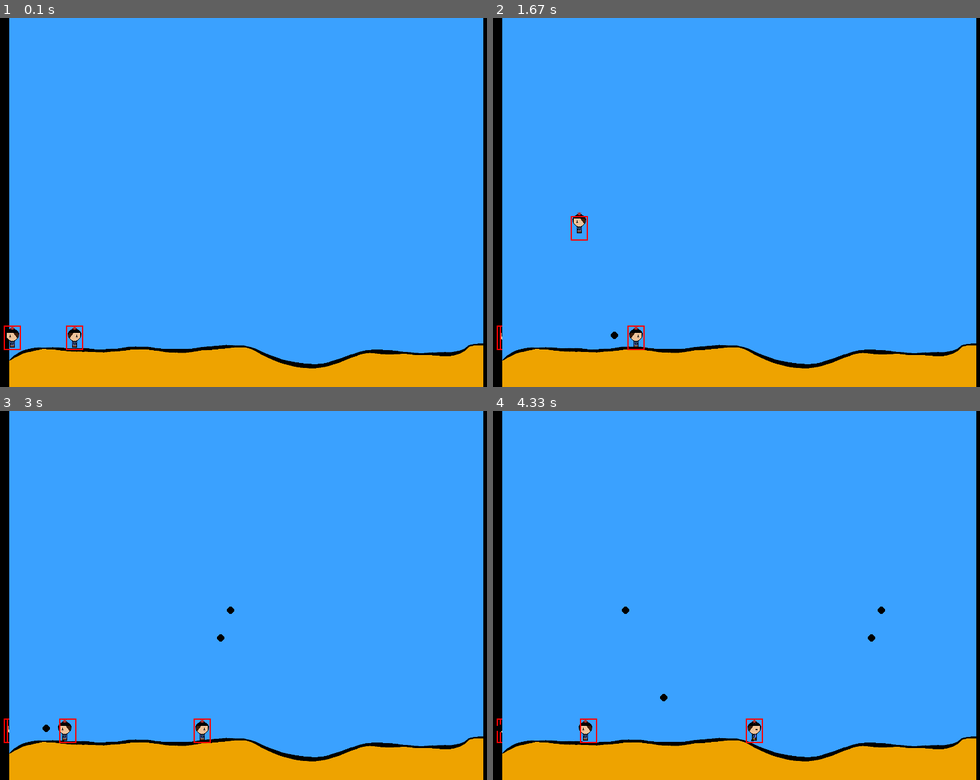
Above: before the commit, frames 1-4 (two rows, left to right).
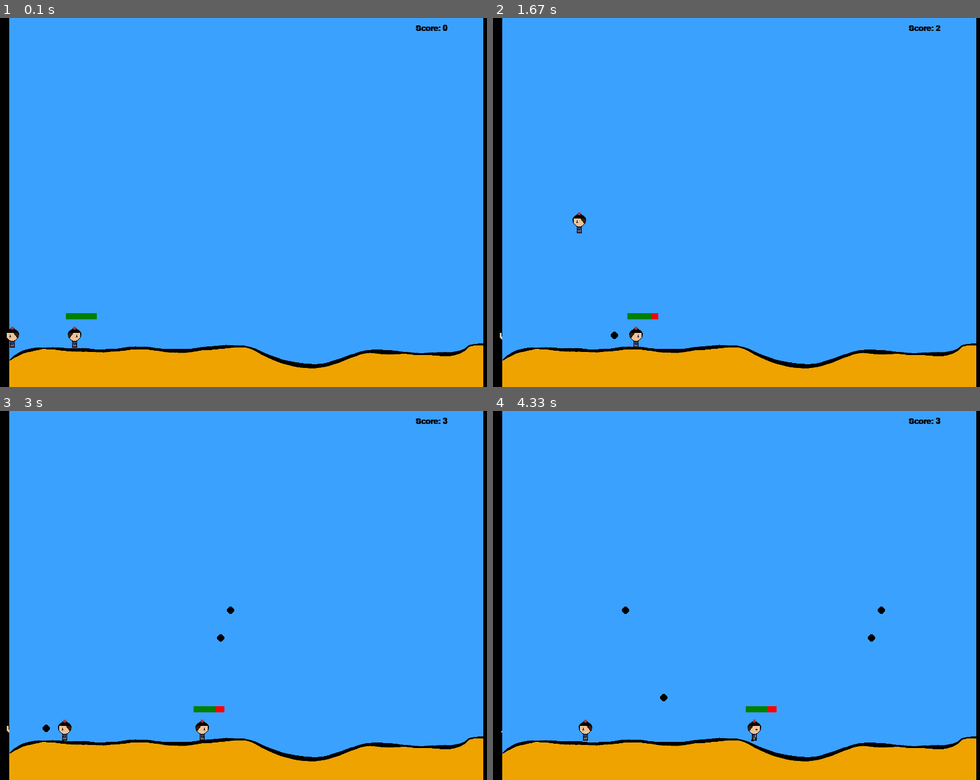
Above: after the commit, the same moments.

Repository: Sl0th-Silence/PythonGame_01
Game: pygame game, started from PyGame Game.py
The game is run twice, just before and just after one commit, with the same random seed, the same clock (stepped at 60 frames per second) and the same inputs.
Inputs:
- Up to frame 1 (0.1 s): no input
- Up to frame 2 (1.67 s): hold Space 0.33-0.8 s; hold D 0.33-0.8 s; hold D 0.83-1.3 s; tap Space at 0.9, 1.2, 1.4 s; hold W 1.33-1.63 s
- Up to frame 3 (3 s): hold D 1.67-2.13 s; tap Space at 1.73, 2.03, 2.23, 2.53, 2.8 s; hold A 2.17-2.7 s; hold A from 2.73 s (still down)
- Up to frame 4 (4.33 s): release A at 3.13 s; hold W 3.17-3.53 s; tap Space at 3.23, 3.63, 3.93, 4.3 s; hold D 3.57-4.2 s; hold A from 4.23 s (still down)

The runs differ from the first frame. In frame 1, 0.3% of the frame differs, in the area x 0-92%, y 1-90%; in frame 2, 0.3%; in frame 3, 0.3%; in frame 4, 0.3%.

Commit message:
Pygame Finished

Diff:
--- a/PyGame Game.py
+++ b/PyGame Game.py
@@ -16,6 +16,13 @@
 char = pygame.image.load('F1.png')
 
 clock = pygame.time.Clock()
+
+shootfx = pygame.mixer.Sound('Shootfx.wav')
+hitfx = pygame.mixer.Sound('Hitfx.wav')
+music = pygame.mixer.music.load('Hurricane.mp3')
+pygame.mixer.music.play(-1)
+
+score = 0
 
 #making enemy
 
@@ -34,20 +41,26 @@
         self.walkCount = 0
         self.vel = 3
         self.hitbox = (self.x + 2, self.y, 28, 40)
+        self.health = 10
+        self.visible = True
 
     def draw(self, screen):
         self.move()
-        if self.walkCount + 1 >= 24:
-            self.walkCount = 0
-
-        if self.vel > 0:
-            screen.blit(self.walkRight[self.walkCount // 3], (self.x, self.y))
-            self.walkCount += 1
-        else:
-            screen.blit(self.walkLeft[self.walkCount // 3], (self.x, self.y))
-            self.walkCount += 1
-        self.hitbox = (self.x + 2, self.y, 28, 40)
-        pygame.draw.rect(screen, (255, 0, 0), self.hitbox, 2)
+        if self.visible == True:
+            if self.walkCount + 1 >= 24:
+                self.walkCount = 0
+
+            if self.vel > 0:
+                screen.blit(self.walkRight[self.walkCount // 3], (self.x, self.y))
+                self.walkCount += 1
+            else:
+                screen.blit(self.walkLeft[self.walkCount // 3], (self.x, self.y))
+                self.walkCount += 1
+            self.hitbox = (self.x + 2, self.y, 28, 40)
+            #pygame.draw.rect(screen, (255, 0, 0), self.hitbox, 2)
+
+            pygame.draw.rect(screen, (255, 0, 0), (self.hitbox[0], self.hitbox[1] - 20, 50, 10))
+            pygame.draw.rect(screen, (0, 128, 0), (self.hitbox[0], self.hitbox[1] - 20, 50 - (5 * (10 - self.health)), 10))
 
     def move(self):
         if self.vel > 0:
@@ -64,7 +77,11 @@
                 self.walkCount = 0
 
     def hit(self):
-        print("Hit!")
+        hitfx.play()
+        if self.health > 0:
+            self.health -= 1
+        else:
+            self.visible = False
 
 
 
@@ -100,8 +117,27 @@
             if self.right:
                 screen.blit(walkRight[0], (self.x, self.y))
             else:screen.blit(walkLeft[0], (self.x, self.y))
-        pygame.draw.rect(screen, (255, 0, 0), self.hitbox, 2)
+        #pygame.draw.rect(screen, (255, 0, 0), self.hitbox, 2)
         self.hitbox = (self.x + 2, self.y, 28, 40)
+
+    def hit(self):
+        self.isJump = False
+        self.jumpCount = 10
+        self.x = 5
+        self.y = 500
+        self.walkCount = 0
+        self.fonthit = pygame.font.SysFont('comicsans', 100, True)
+        text = font.render('You have been hit! -5 Points!', 1, (255, 0, 0))
+        screen.blit(text, (400 - (text.get_width()/2), 300))
+        pygame.display.update()
+        i = 0
+        while i < 300:
+            pygame.time.delay(10)
+            i += 1
+            for event in pygame.event.get():
+                if event.type == pygame.QUIT:
+                    i = 301
+                    pygame.quit()
 
 
 # Projectile
@@ -123,6 +159,8 @@
     global walkCount
 
     screen.blit(bg, (0, 0))
+    text = font.render("Score: " + str(score), 1, (0, 0, 0))
+    screen.blit(text, (675, 10))
     man.draw(screen)
     enemy1.draw(screen)
     for bullet in bullets:
@@ -133,12 +171,20 @@
 man = player(5, 500, 32, 32)
 enemy1 = enemy(100, 500, 32, 32, 450)
 
+font = pygame.font.SysFont("comicsans", 20, True)
 shootLoop = 0
 bullets = []
 #mainLoop
 run = True
 while run:
     clock.tick(24)
+
+    if man.hitbox[1] < enemy1.hitbox[1] + enemy1.hitbox[3] and man.hitbox[1] + man.hitbox[3] > enemy1.hitbox[1]:
+            if man.hitbox[0] + man.hitbox[2] > enemy1.hitbox[0] and man.hitbox[0] < enemy1.hitbox[0] + enemy1.hitbox[2]:
+                if enemy1.visible == True:
+                    man.hit()
+                    score -= 5
+
     key = pygame.key.get_pressed()
 
     #Shoot cooldown
@@ -148,23 +194,27 @@
         shootLoop = 0
 
     for bullet in bullets:
-        if bullet.y - bullet.radius < enemy1.hitbox[1] + enemy1.hitbox[3] and bullet.y + bullet.radius > enemy1.hitbox[1]:
-            if bullet.x + bullet.radius > enemy1.hitbox[0] and bullet.x - bullet.radius < enemy1.hitbox[0] + enemy1.hitbox[2]:
-                enemy1.hit()
+            if bullet.y - bullet.radius < enemy1.hitbox[1] + enemy1.hitbox[3] and bullet.y + bullet.radius > enemy1.hitbox[1]:
+                if bullet.x + bullet.radius > enemy1.hitbox[0] and bullet.x - bullet.radius < enemy1.hitbox[0] + enemy1.hitbox[2]:
+                    if enemy1.visible == True:
+                        enemy1.hit()
+                        score += 1
+                        bullets.pop(bullets.index(bullet))
+
+            if bullet.x < 800 and bullet.x > 0:
+                bullet.x += bullet.vel
+            else:
                 bullets.pop(bullets.index(bullet))
 
-        if bullet.x < 800 and bullet.x > 0:
-            bullet.x += bullet.vel
-        else:
-            bullets.pop(bullets.index(bullet))
-
-
-    if man.left:
-        facing = -1
-    else:
-        facing = 1
-
+
+    #Shoot
     if key[pygame.K_SPACE] and shootLoop == 0:
+        shootfx.play()
+        if man.left:
+            facing = -1
+        else:
+            facing = 1
+
         if len(bullets) < 5:
             bullets.append(projectile(round(man.x + man.width //2), round(man.y + man.height //2), 6, (0,0,0), facing))
             shootLoop = 1
Not shown, added: Hitfx.WAV
Not shown, added: Hurricane.mp3
Not shown, added: Shootfx.WAV
